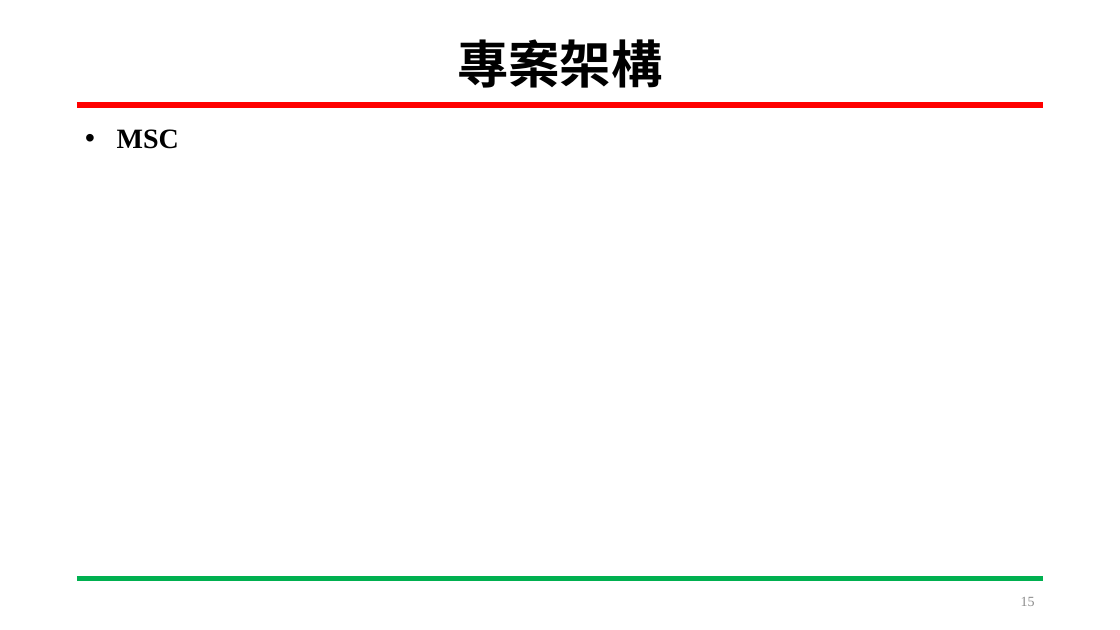
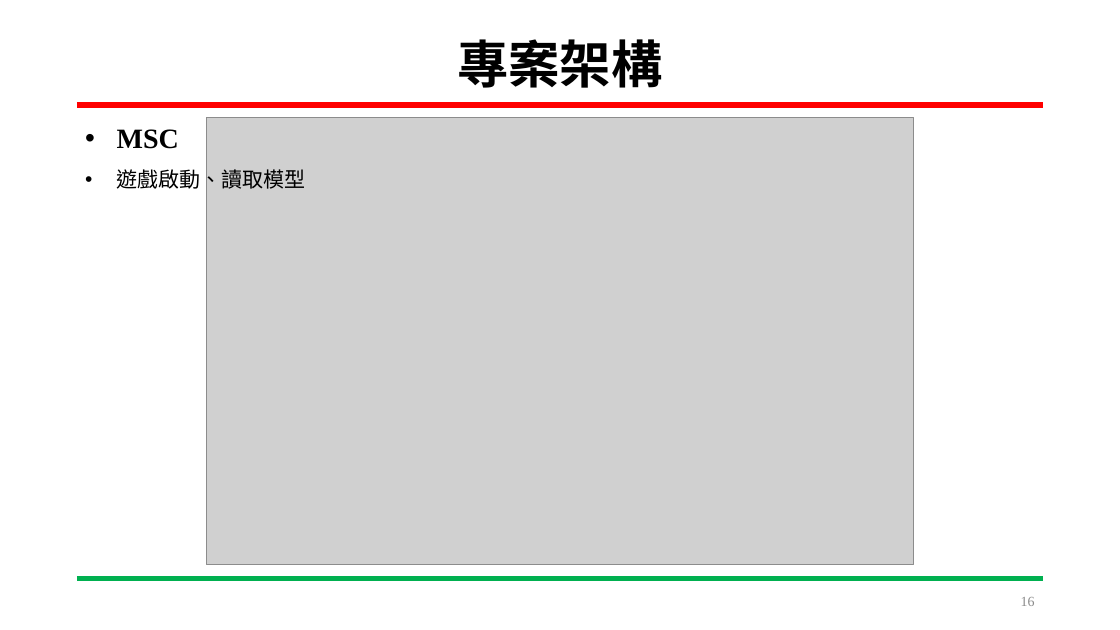
Before and after one commit to HOURFA/ML, a slide deck: slide 16 of final_project/DevelopmentLog/ML_finalproject.pptx (slide 15 before the commit). Drawn at 1120x630 pixels with LibreOffice and Linux fonts; fonts in the diff are those of the drawing; grey boxes stand for pictures. Boxes give left, top, right and bottom in pixels: in the first picture for what was removed or moved away, otherwise in the second. Text is boxed around its words. In the diff, an @@ line names an element or a change of style, - is before the commit and + after.

```diff
--- a/final_project/DevelopmentLog/ML_finalproject.pptx
+++ b/final_project/DevelopmentLog/ML_finalproject.pptx
@@ picture added at [207, 117, 914, 565] @@
@@ text at [117, 166, 306, 192]: paragraph added @@
+• 遊戲啟動、讀取模型
@@ page number at [1021, 597, 1035, 606]: text changed @@
-15
+16
```
Also in this commit, not shown: 9 other slides changed, 2 slides added, 1 other file.
